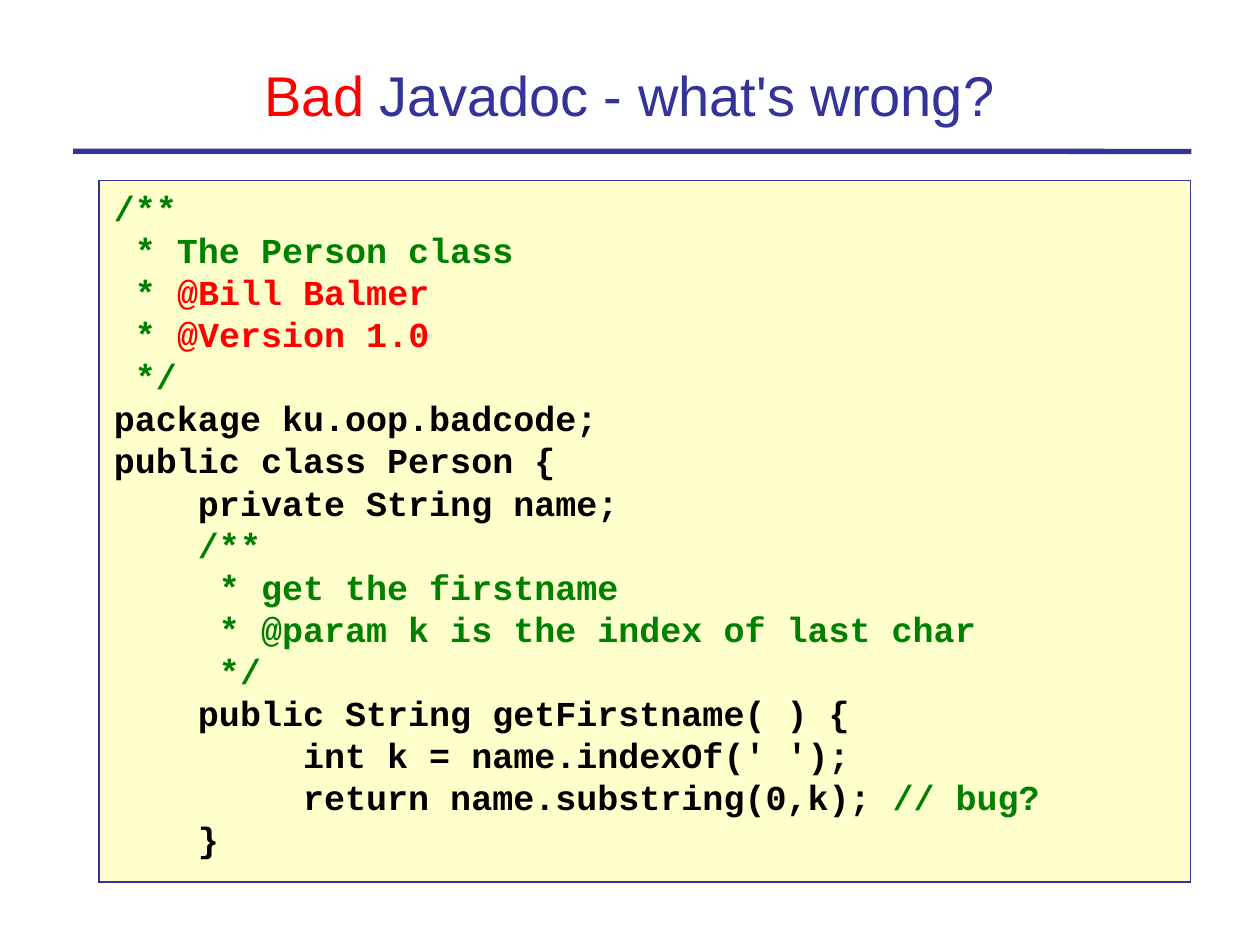
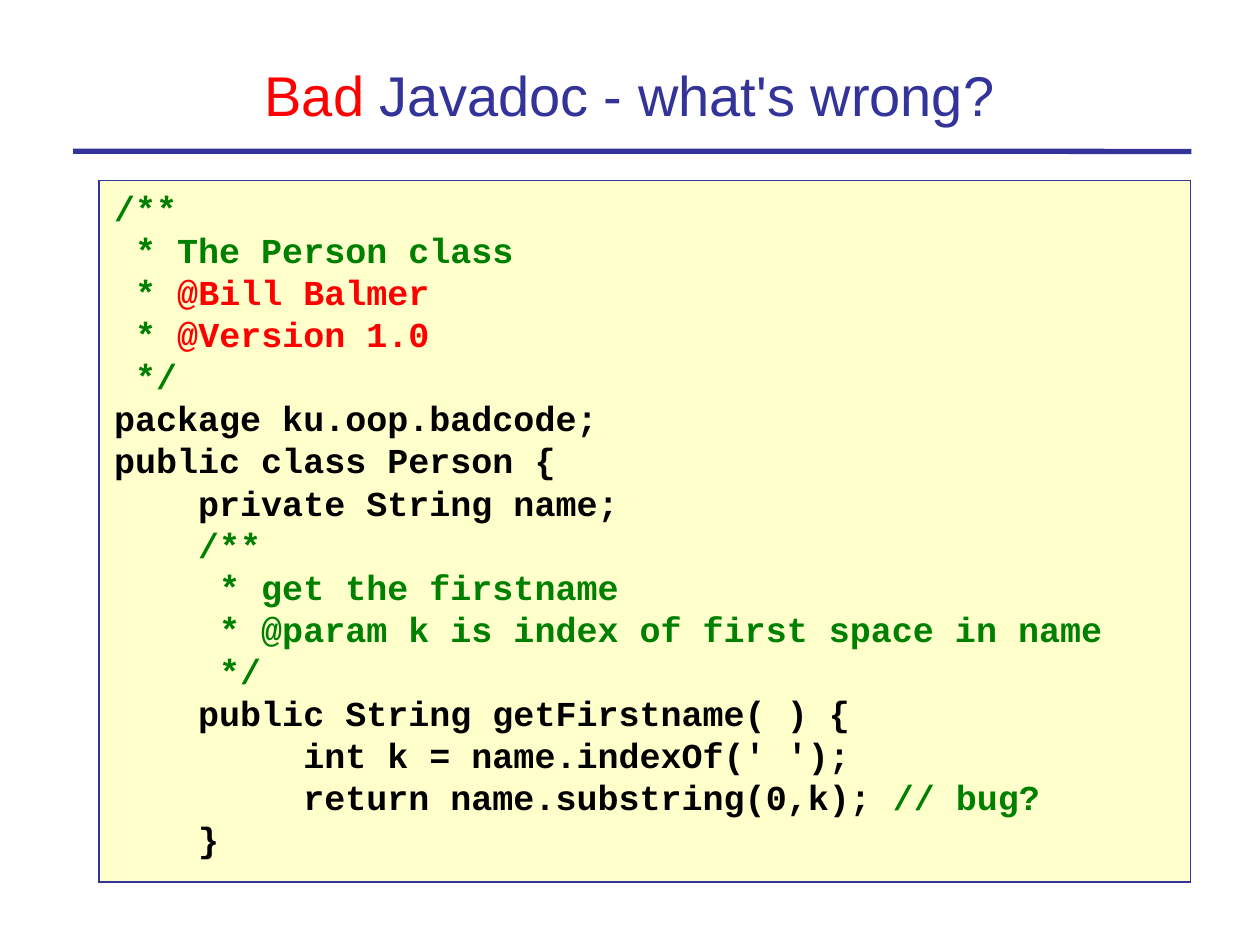
Before and after one commit to skeoop/skeoop.github.io, a slide deck: slide 10 of week1/2-Coding-Standard-and-Javadoc.ppt (slide 9 before the commit). Drawn at 1260x945 pixels with LibreOffice and Linux fonts; fonts in the diff are those of the drawing. Boxes give left, top, right and bottom in pixels: in the first picture for what was removed or moved away, otherwise in the second. Text is boxed around its words. In the diff, an @@ line names an element or a change of style, - is before the commit and + after.

```diff
--- a/week1/2-Coding-Standard-and-Javadoc.ppt
+++ b/week1/2-Coding-Standard-and-Javadoc.ppt
@@ text in rectangle at <box>261,617,1102,650</box>: text changed @@
-* @param k is the index of last char
+* @param k is index of first space in name
```
Also in this commit, not shown: 2 other slides changed, 1 slide added, 1 slide removed, 3 other files.
